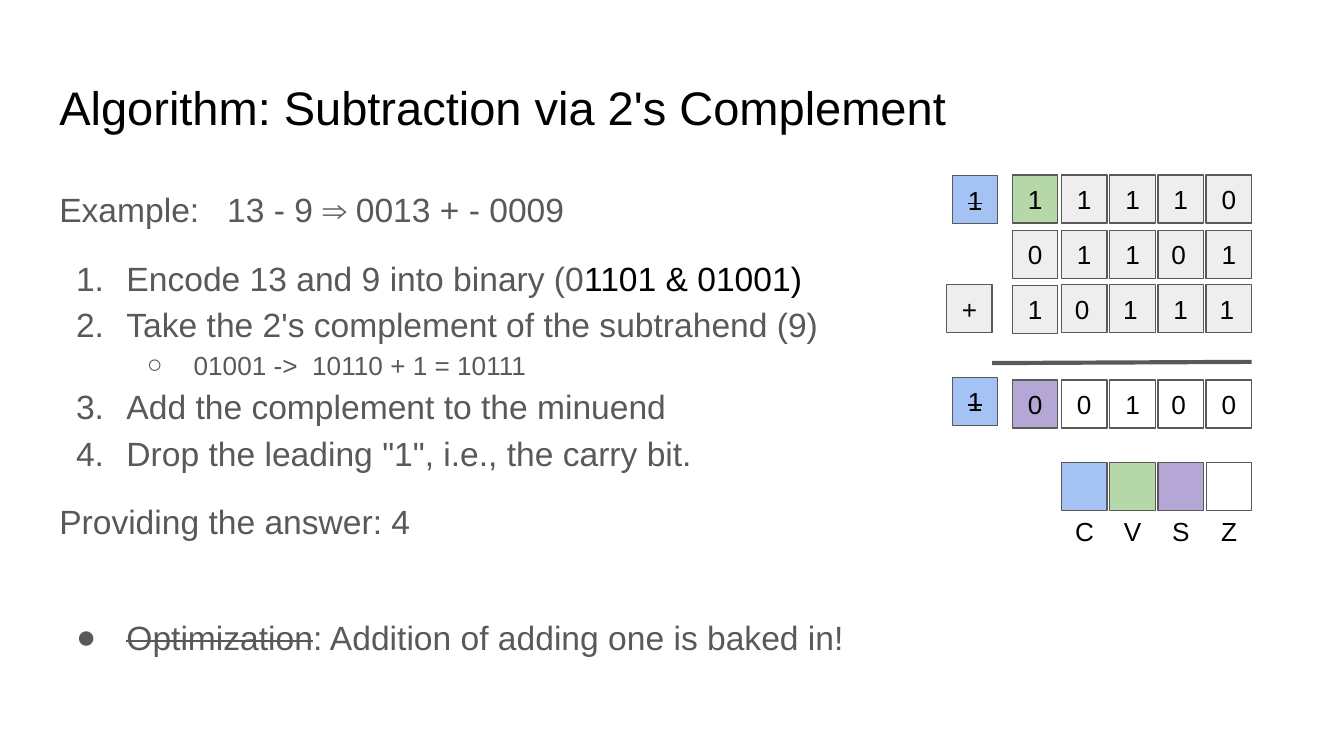
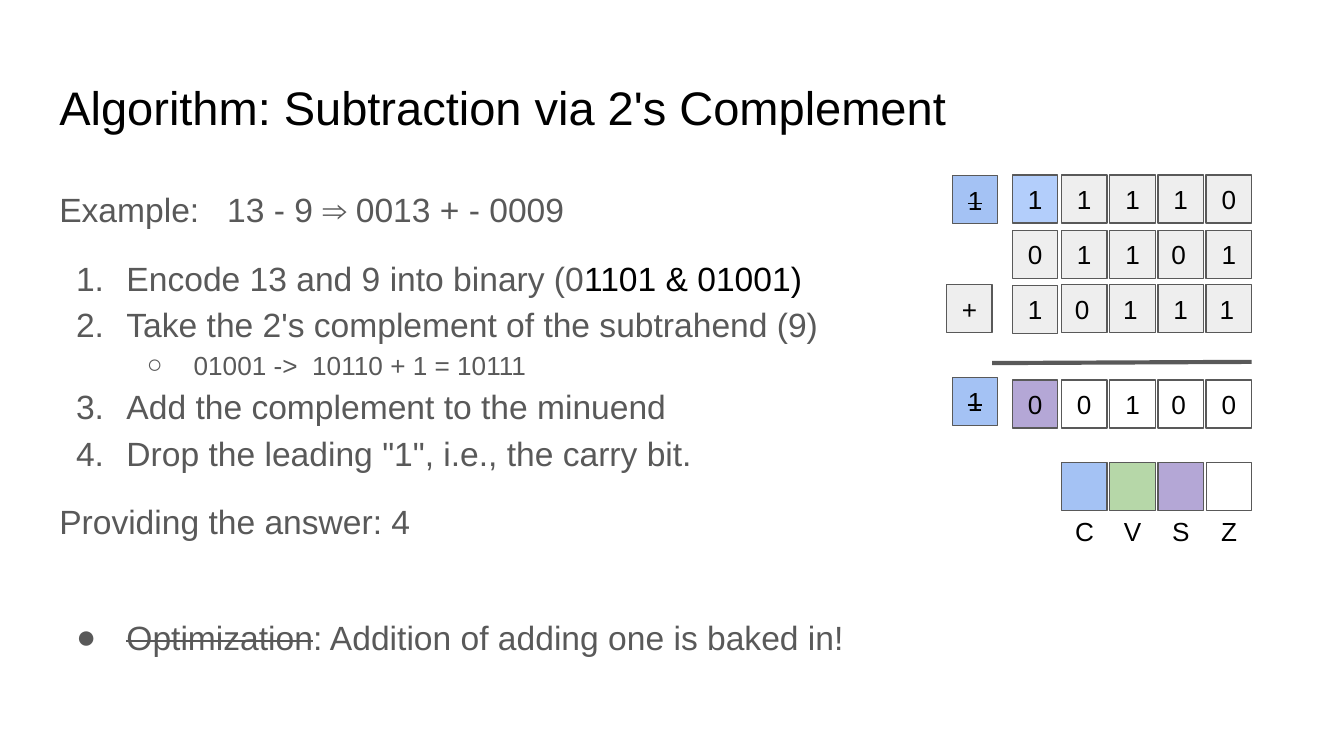
Before and after one commit to sgarcia0206/comp122-f23, a slide deck: slide 16 of format-encodings/slide_presentations/.hidden/base2-encoding-and-mathematical-operations.pptx. Drawn at 1344x756 pixels with LibreOffice and Linux fonts; fonts in the diff are those of the drawing. Boxes give left, top, right and bottom in pixels: in the first picture for what was removed or moved away, otherwise in the second. Text is boxed around its words. In the diff, an @@ line names an element or a change of style, - is before the commit and + after.

```diff
--- a/format-encodings/slide_presentations/.hidden/base2-encoding-and-mathematical-operations.pptx
+++ b/format-encodings/slide_presentations/.hidden/base2-encoding-and-mathematical-operations.pptx
@@ rectangle "1" at (x1=1012, y1=175, x2=1058, y2=223): fill #B6D7A8 to #B3CEFB @@
```
Also in this commit, not shown: 7 other slides changed, 2 other files.
